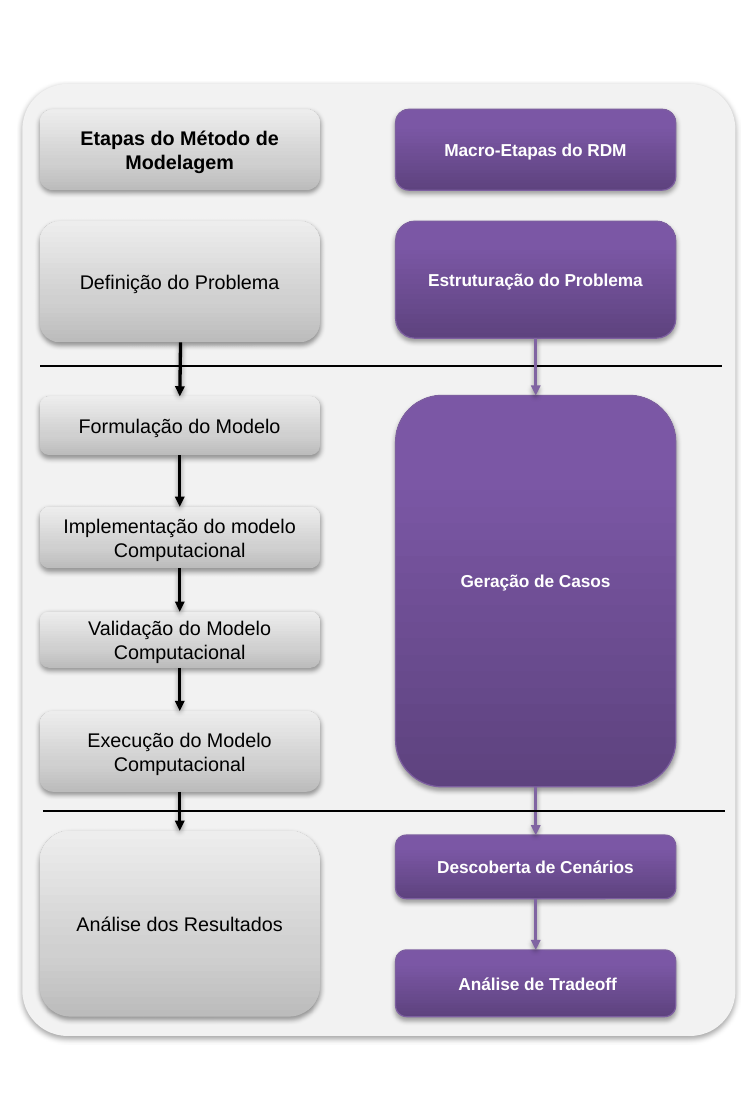
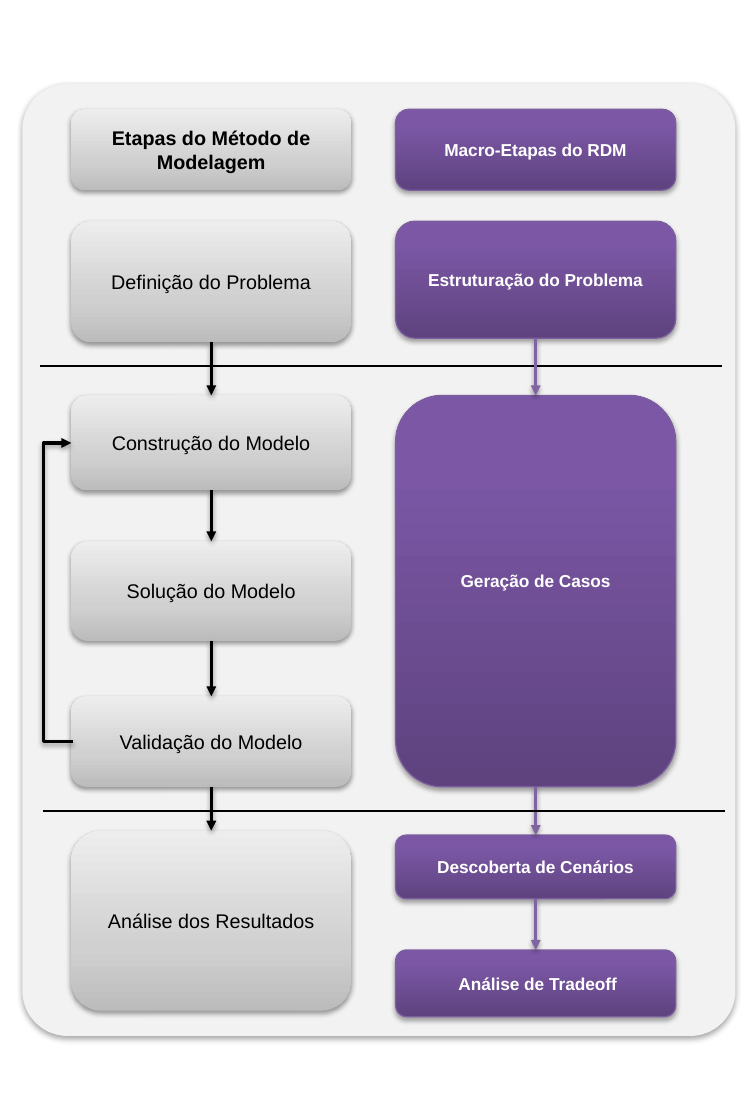
Before and after one commit to pedroliman/ms-rdm-dissertation, a slide deck: slide 11 of dissertacao-docs/apresentacoes/Dissertação - RDM - EMA - Imagens-Retrato.pptx. Drawn at 747x1120 pixels with LibreOffice and Linux fonts; fonts in the diff are those of the drawing. Boxes give left, top, right and bottom in pixels: in the first picture for what was removed or moved away, otherwise in the second. Text is boxed around its words. In the diff, an @@ line names an element or a change of style, - is before the commit and + after.

```diff
--- a/dissertacao-docs/apresentacoes/Dissertação - RDM - EMA - Imagens-Retrato.pptx
+++ b/dissertacao-docs/apresentacoes/Dissertação - RDM - EMA - Imagens-Retrato.pptx
@@ 2 rounded rectangles, 1 arrow: place and size @@
-2 rounded rectangles, 1 arrow at (39, 109, 319, 396)
+2 rounded rectangles, 1 arrow at (71, 109, 351, 396)
@@ rounded rectangle "Construção do Modelo": place and size @@
-rounded rectangle "Construção do Modelo" at (39, 396, 319, 455)
+rounded rectangle "Construção do Modelo" at (71, 396, 351, 491)
@@ elbow arrow added from (72, 742) to (71, 443), #000000 2 pt @@
@@ text in rounded rectangle at (112, 435, 311, 454): text changed @@
-Formulação do Modelo
+Construção do Modelo
@@ arrow moved from (180, 455) - (180, 506) to (211, 491) - (211, 542) @@
@@ rounded rectangle "Solução do Modelo": place and size @@
-rounded rectangle "Solução do Modelo" at (39, 506, 319, 568)
+rounded rectangle "Solução do Modelo" at (71, 542, 351, 641)
@@ text in rounded rectangle at (127, 583, 296, 602): text changed @@
-Implementação do modelo Computacional
+Solução do Modelo
@@ arrow moved from (180, 569) - (180, 612) to (211, 641) - (211, 696) @@
@@ arrow removed from (180, 668) to (180, 711) @@
@@ rounded rectangle removed at (39, 711, 319, 792) @@
-Execução do Modelo Computacional
@@ rounded rectangle "Validação do Modelo": place and size @@
-rounded rectangle "Validação do Modelo" at (39, 612, 319, 668)
+rounded rectangle "Validação do Modelo" at (71, 696, 351, 786)
@@ text in rounded rectangle at (120, 734, 303, 753): text changed @@
-Validação do Modelo Computacional
+Validação do Modelo
@@ arrow moved from (180, 792) - (180, 831) to (211, 787) - (211, 831) @@
@@ rounded rectangle "Análise dos Resultados": place and size @@
-rounded rectangle "Análise dos Resultados" at (39, 831, 319, 1017)
+rounded rectangle "Análise dos Resultados" at (71, 831, 351, 1011)
```
Also in this commit, not shown: 1 other slide changed, 1 other file.
